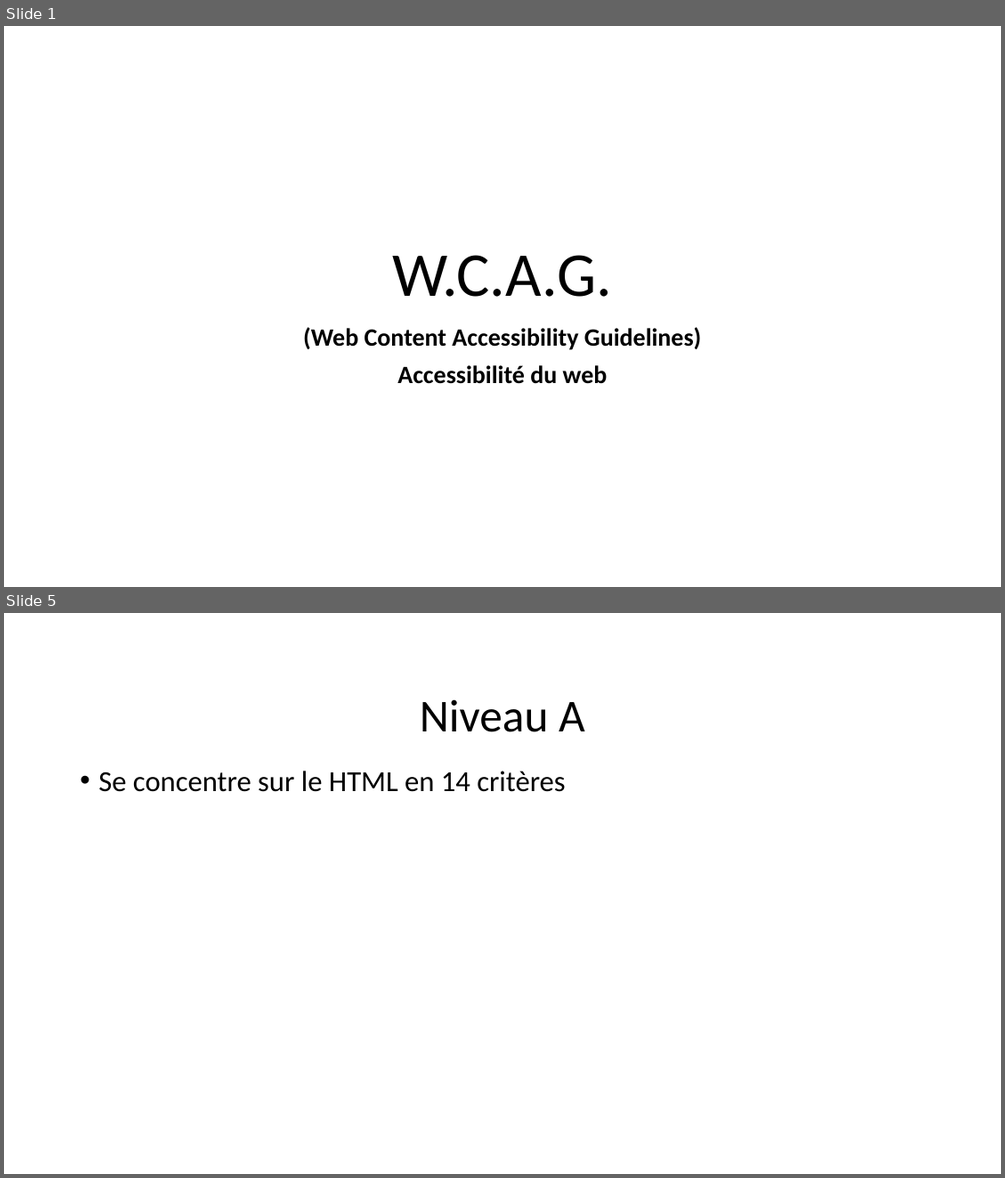
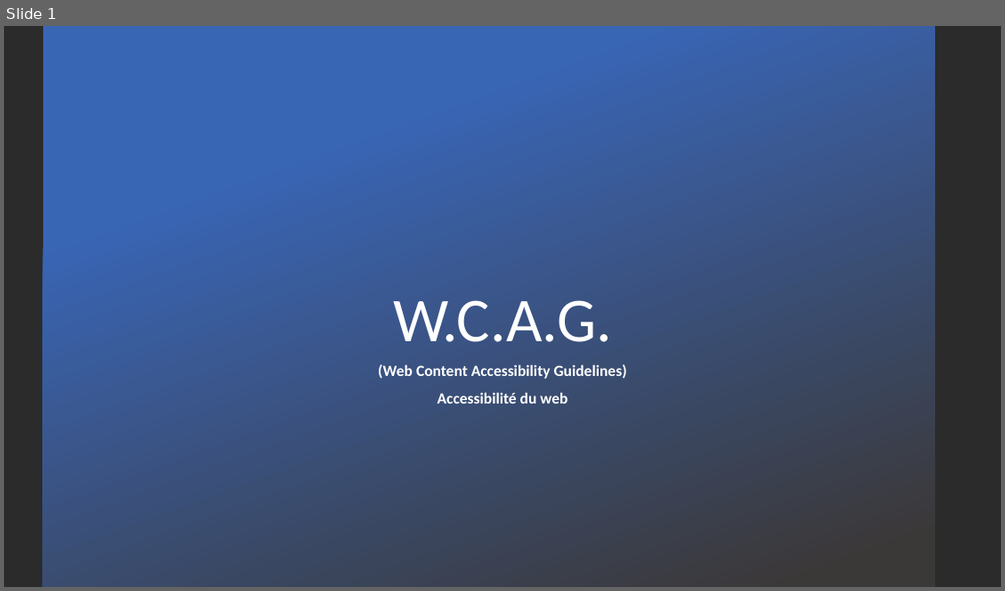
Before and after one commit to zacouse/GestionStages, a slide deck: PrésentationDéfi/WACG.pptx. Shown one above the other, each under a label of ours: slides 1 and 5 before the commit, slide 1 after it; the slides between them are not shown. The pictures are 1005x1178 and 1005x591 pixels, drawn with LibreOffice and Linux fonts; fonts in the diff are those of the drawing; background and template pictures are left out; a plain dark background stands for a picture behind light text. Boxes give left, top, right and bottom in pixels: in the first picture for what was removed or moved away, otherwise in the second. Text is boxed around its words. In the diff, an @@ line names an element or a change of style, - is before the commit and + after.

```diff
--- a/PrésentationDéfi/WACG.pptx
+++ b/PrésentationDéfi/WACG.pptx
@@ slide 5 removed at [4, 613, 1001, 1174], background #FFFFFF @@
@@ title removed at [420, 699, 585, 732] @@
-Niveau A
@@ text removed at [98, 771, 565, 792] @@
-• Se concentre sur le HTML en 14 critères
@@ slide 1 changed as well @@
@@ background #FFFFFF to picture (left out) @@
@@ rectangle added at [43, 26, 935, 587], fill gradient #3965B5 to #3B3838 @@
@@ title "W.C.A.G.": place and size @@
-title "W.C.A.G." at [393, 255, 612, 297]
+title "W.C.A.G." at [393, 300, 612, 342]
@@ title "W.C.A.G." at [393, 300, 612, 342]: text colour #000000 to #FFFFFF @@
@@ subtitle "(Web Content Accessibility Guidelines)": place and size @@
-subtitle "(Web Content Accessibility Guidelines)" at [303, 327, 702, 384]
+subtitle "(Web Content Accessibility Guidelines)" at [378, 364, 627, 403]
@@ subtitle "(Web Content Accessibility Guidelines)" at [378, 364, 627, 403]: size 24 to 15 pt, text colour #000000 to #FFFFFF @@
```
Also in this commit, not shown: 9 slides added, 4 other slides removed.
